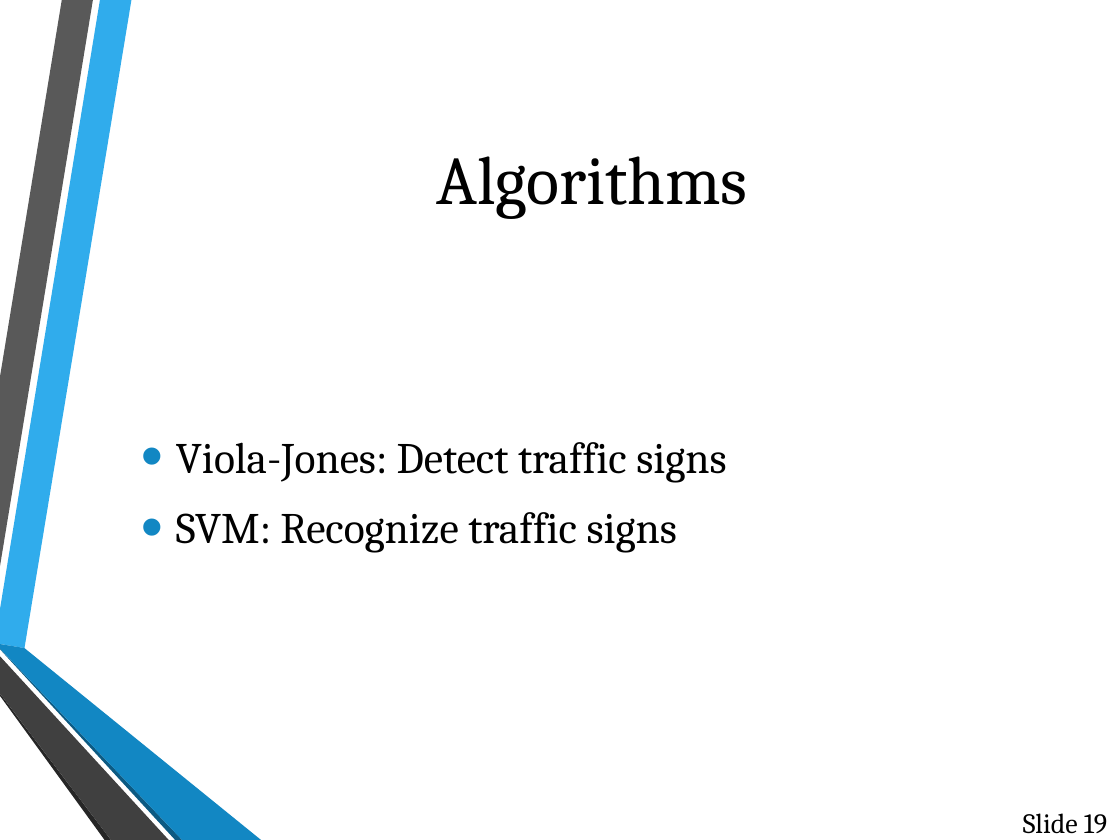
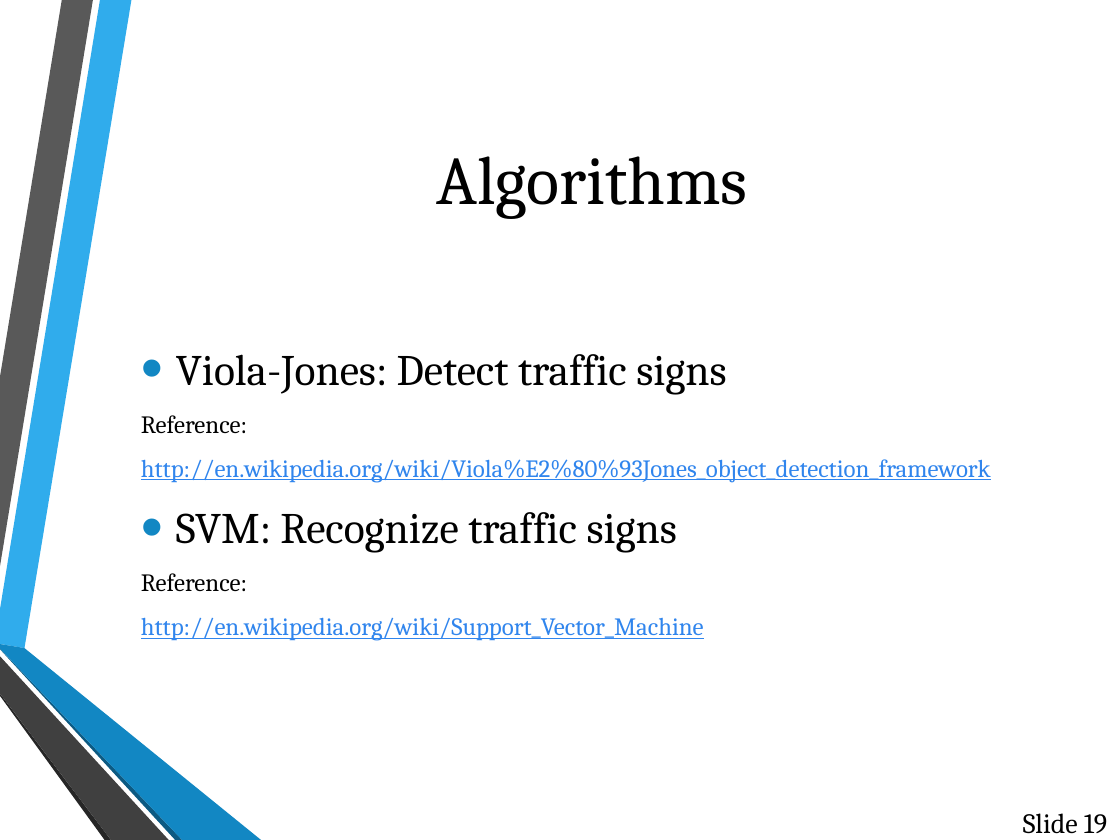
Before and after one commit to maitan10000/traffic-sign-detection-and-recognition, a slide deck: slide 19 of Other/Tmp/Main Slide.pptx. Drawn at 1120x840 pixels with LibreOffice and Linux fonts; fonts in the diff are those of the drawing; background and template pictures are left out. Boxes give left, top, right and bottom in pixels: in the first picture for what was removed or moved away, otherwise in the second. Text is boxed around its words. In the diff, an @@ line names an element or a change of style, - is before the commit and + after.

```diff
--- a/Other/Tmp/Main Slide.pptx
+++ b/Other/Tmp/Main Slide.pptx
@@ text at (141, 415, 991, 482): paragraphs added @@
+Reference:
+http://en.wikipedia.org/wiki/Viola%E2%80%93Jones_object_detection_framework
@@ text at (141, 573, 704, 641): paragraphs added @@
+Reference:
+http://en.wikipedia.org/wiki/Support_Vector_Machine
```
Also in this commit, not shown: 7 other slides changed.
